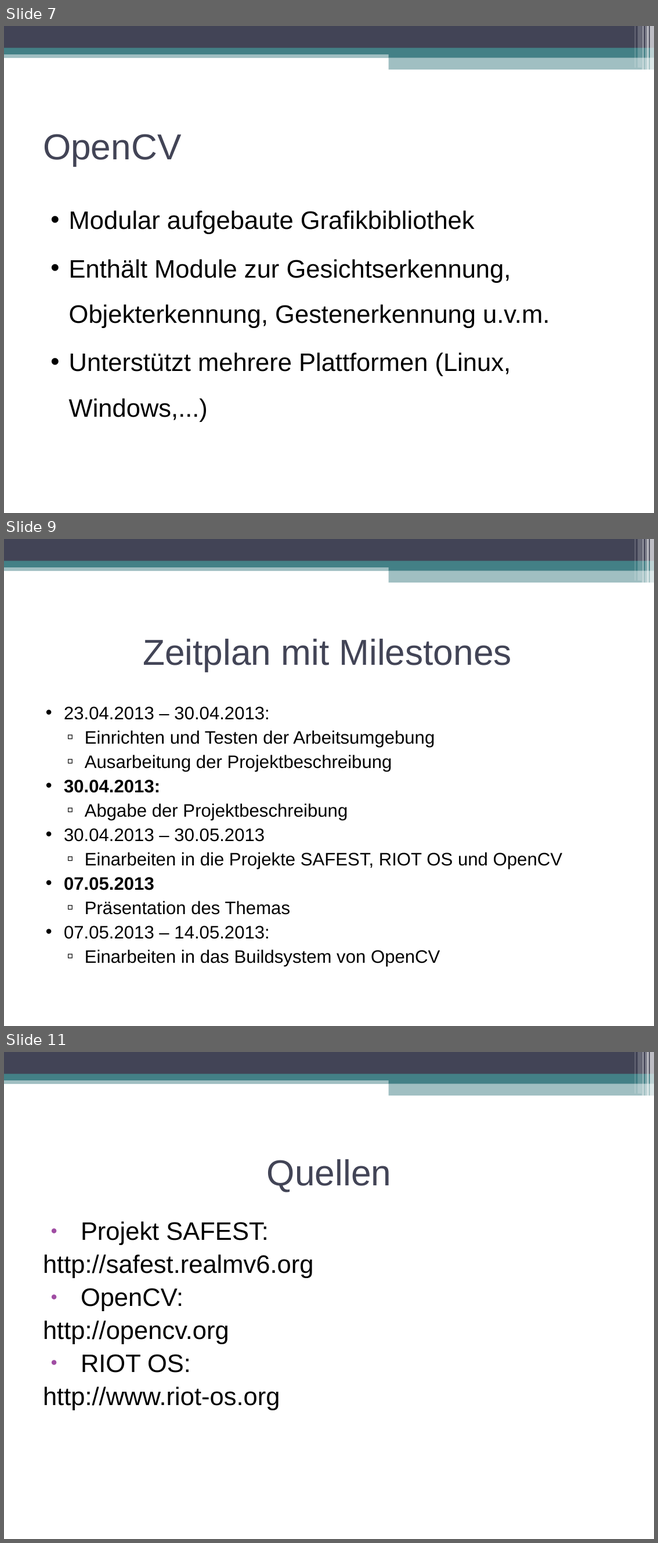
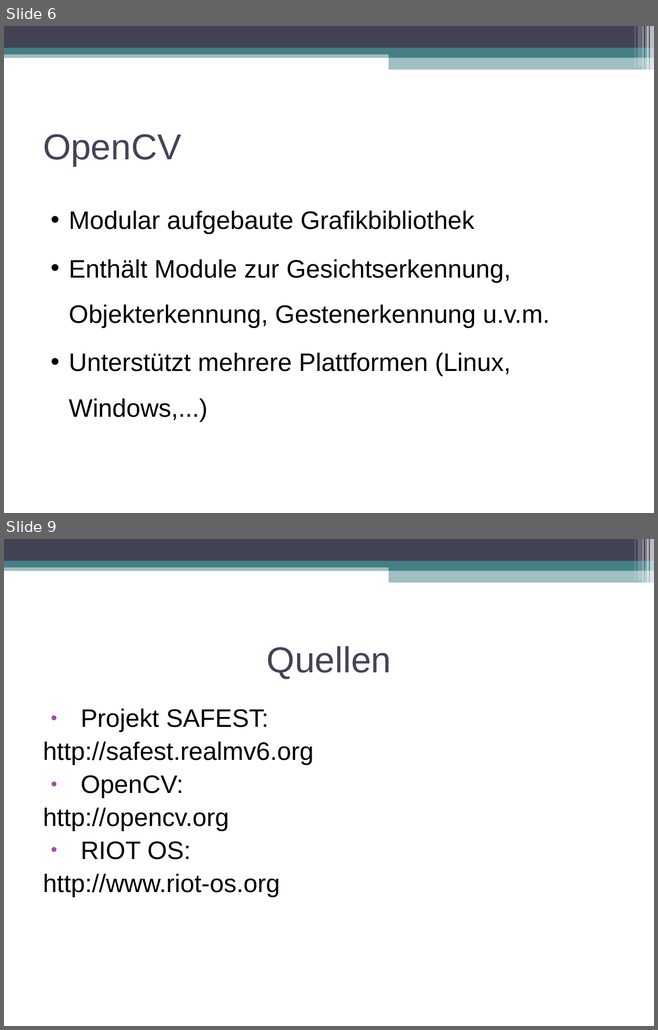
Before and after one commit to swp2013riot/riot-opencv-port, a slide deck: doc/slides/intro_presentation.odp. Shown one above the other, each under a label of ours: slides 7, 9 and 11 before the commit, slides 6 and 9 after it; the slides between them are not shown. The pictures are 658x1543 and 658x1030 pixels, drawn with LibreOffice and Linux fonts; fonts in the diff are those of the drawing. Boxes give left, top, right and bottom in pixels: in the first picture for what was removed or moved away, otherwise in the second. Text is boxed around its words. In the diff, an @@ line names an element or a change of style, - is before the commit and + after.

```diff
--- a/doc/slides/intro_presentation.odp
+++ b/doc/slides/intro_presentation.odp
@@ slide 9 removed at (x1=4, y1=539, x2=654, y2=1026), background #FFFFFF; not listed: 11 template elements that a slide beside it also shows @@
@@ title removed at (x1=143, y1=639, x2=511, y2=672) @@
-Zeitplan mit Milestones
@@ text removed at (x1=64, y1=707, x2=562, y2=966) @@
-• 23.04.2013 – 30.04.2013:
-  ▫ Einrichten und Testen der Arbeitsumgebung
-  ▫ Ausarbeitung der Projektbeschreibung
-• 30.04.2013:
-  ▫ Abgabe der Projektbeschreibung
-• 30.04.2013 – 30.05.2013
-  ▫ Einarbeiten in die Projekte SAFEST, RIOT OS und OpenCV
-• 07.05.2013
-  ▫ Präsentation des Themas
-• 07.05.2013 – 14.05.2013:
-  ▫ Einarbeiten in das Buildsystem von OpenCV
@@ what was slide 7 is now slide 6 @@
@@ what was slide 11 is now slide 9 @@
```
Also in this commit, not shown: 3 slides changed, 1 slide added, 2 other slides removed, 2 other files.
